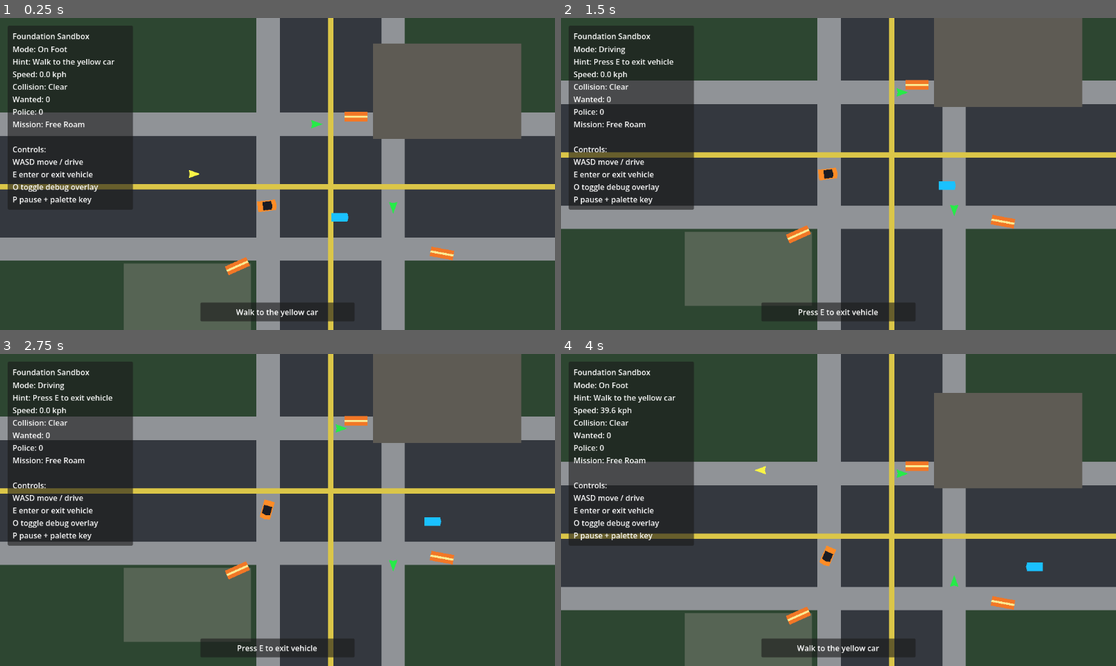
Above: before the commit, frames 1-4 (two rows, left to right).
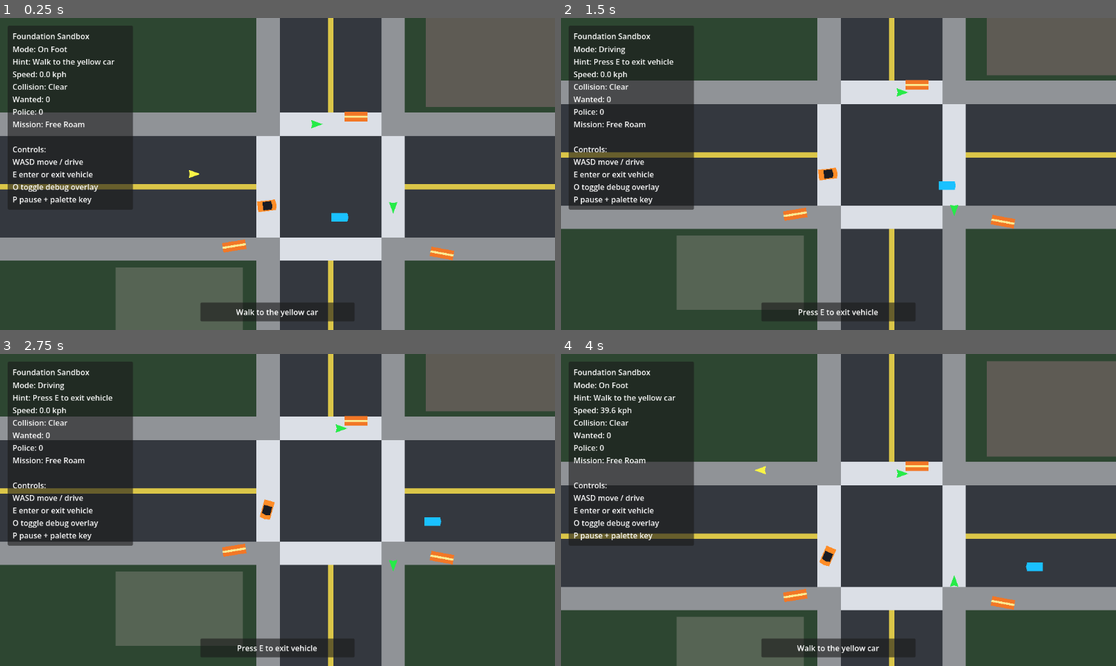
Above: after the commit, the same moments.

Repository: mjulstein/godot-gta
Game: Godot game, scene res://scenes/main/game.tscn
The game is run twice, just before and just after one commit, with the same random seed, the same clock (stepped at 60 frames per second) and the same inputs.
Inputs:
- Up to frame 1 (0.25 s): no input
- Up to frame 2 (1.5 s): hold D (move_right) 0.53-1.28 s; hold E (interact) 0.53-1.28 s; hold S (brake) from 1.28 s (still down); tap E (interact) at 1.35 s
- Up to frame 3 (2.75 s): tap E (interact) at 2 s; release S (brake) at 2.03 s; hold D (move_right) from 2.03 s (still down); hold E (interact) from 2.03 s (still down)
- Up to frame 4 (4 s): release D (move_right) at 2.78 s; release E (interact) at 2.78 s; hold W (accelerate) 2.78-3.53 s; tap E (interact) at 2.85 s; hold A (move_left) from 3.53 s (still down); hold E (interact) from 3.53 s (still down)

The runs differ from the first frame. In frame 1, 15% of the frame differs, in the area x 20-100%, y 0-100%; in frame 2, 13%; in frame 3, 13%; in frame 4, 15%, in the area x 20-100%, y 2-100%.

Commit message:
Refine district scene structure

Diff:
--- a/scenes/world/district_slice.tscn
+++ b/scenes/world/district_slice.tscn
@@ -6,13 +6,10 @@
 [ext_resource type="PackedScene" path="res://scenes/vehicles/civilian/traffic_vehicle.tscn" id="4"]
 
 [sub_resource type="RectangleShape2D" id="1"]
-size = Vector2(280, 180)
+size = Vector2(248, 156)
 
 [sub_resource type="RectangleShape2D" id="2"]
-size = Vector2(900, 32)
-
-[sub_resource type="RectangleShape2D" id="3"]
-size = Vector2(32, 900)
+size = Vector2(216, 124)
 
 [node name="District" type="Node2D"]
 
@@ -20,122 +17,156 @@
 polygon = PackedVector2Array(-640, -360, 640, -360, 640, 360, -640, 360)
 color = Color(0.180392, 0.27451, 0.196078, 1)
 
-[node name="RoadHorizontal" type="Polygon2D" parent="."]
-polygon = PackedVector2Array(-640, -96, 640, -96, 640, 96, -640, 96)
+[node name="RoadWest" type="Polygon2D" parent="Ground"]
+polygon = PackedVector2Array(-640, -96, -96, -96, -96, 96, -640, 96)
 color = Color(0.203922, 0.223529, 0.25098, 1)
 
-[node name="RoadVertical" type="Polygon2D" parent="."]
-polygon = PackedVector2Array(-96, -360, 96, -360, 96, 360, -96, 360)
+[node name="CenterStripe" type="Polygon2D" parent="Ground/RoadWest"]
+polygon = PackedVector2Array(-640, -5, -96, -5, -96, 5, -640, 5)
+color = Color(0.858824, 0.780392, 0.282353, 1)
+
+[node name="CrosswalkEast" type="Polygon2D" parent="Ground/RoadWest"]
+polygon = PackedVector2Array(-140, -96, -96, -96, -96, 96, -140, 96)
+color = Color(0.862745, 0.87451, 0.901961, 1)
+
+[node name="RoadEast" type="Polygon2D" parent="Ground"]
+polygon = PackedVector2Array(96, -96, 640, -96, 640, 96, 96, 96)
 color = Color(0.203922, 0.223529, 0.25098, 1)
 
-[node name="SidewalkNorth" type="Polygon2D" parent="."]
-polygon = PackedVector2Array(-640, -140, 640, -140, 640, -96, -640, -96)
+[node name="CenterStripe" type="Polygon2D" parent="Ground/RoadEast"]
+polygon = PackedVector2Array(96, -5, 640, -5, 640, 5, 96, 5)
+color = Color(0.858824, 0.780392, 0.282353, 1)
+
+[node name="CrosswalkWest" type="Polygon2D" parent="Ground/RoadEast"]
+polygon = PackedVector2Array(96, -96, 140, -96, 140, 96, 96, 96)
+color = Color(0.862745, 0.87451, 0.901961, 1)
+
+[node name="RoadNorth" type="Polygon2D" parent="Ground"]
+polygon = PackedVector2Array(-96, -360, 96, -360, 96, -96, -96, -96)
+color = Color(0.203922, 0.223529, 0.25098, 1)
+
+[node name="CenterStripe" type="Polygon2D" parent="Ground/RoadNorth"]
+polygon = PackedVector2Array(-5, -360, 5, -360, 5, -96, -5, -96)
+color = Color(0.858824, 0.780392, 0.282353, 1)
+
+[node name="CrosswalkSouth" type="Polygon2D" parent="Ground/RoadNorth"]
+polygon = PackedVector2Array(-96, -140, 96, -140, 96, -96, -96, -96)
+color = Color(0.862745, 0.87451, 0.901961, 1)
+
+[node name="RoadSouth" type="Polygon2D" parent="Ground"]
+polygon = PackedVector2Array(-96, 96, 96, 96, 96, 360, -96, 360)
+color = Color(0.203922, 0.223529, 0.25098, 1)
+
+[node name="CenterStripe" type="Polygon2D" parent="Ground/RoadSouth"]
+polygon = PackedVector2Array(-5, 96, 5, 96, 5, 360, -5, 360)
+color = Color(0.858824, 0.780392, 0.282353, 1)
+
+[node name="CrosswalkNorth" type="Polygon2D" parent="Ground/RoadSouth"]
+polygon = PackedVector2Array(-96, 96, 96, 96, 96, 140, -96, 140)
+color = Color(0.862745, 0.87451, 0.901961, 1)
+
+[node name="RoadIntersection" type="Polygon2D" parent="Ground"]
+polygon = PackedVector2Array(-96, -96, 96, -96, 96, 96, -96, 96)
+color = Color(0.203922, 0.223529, 0.25098, 1)
+
+[node name="SidewalkNorthWest" type="Polygon2D" parent="Ground"]
+polygon = PackedVector2Array(-640, -140, -96, -140, -96, -96, -640, -96)
 color = Color(0.564706, 0.576471, 0.592157, 1)
 
-[node name="SidewalkSouth" type="Polygon2D" parent="."]
-polygon = PackedVector2Array(-640, 96, 640, 96, 640, 140, -640, 140)
+[node name="SidewalkNorthEast" type="Polygon2D" parent="Ground"]
+polygon = PackedVector2Array(96, -140, 640, -140, 640, -96, 96, -96)
 color = Color(0.564706, 0.576471, 0.592157, 1)
 
-[node name="SidewalkWest" type="Polygon2D" parent="."]
-polygon = PackedVector2Array(-140, -360, -96, -360, -96, 360, -140, 360)
+[node name="SidewalkSouthWest" type="Polygon2D" parent="Ground"]
+polygon = PackedVector2Array(-640, 96, -96, 96, -96, 140, -640, 140)
 color = Color(0.564706, 0.576471, 0.592157, 1)
 
-[node name="SidewalkEast" type="Polygon2D" parent="."]
-polygon = PackedVector2Array(96, -360, 140, -360, 140, 360, 96, 360)
+[node name="SidewalkSouthEast" type="Polygon2D" parent="Ground"]
+polygon = PackedVector2Array(96, 96, 640, 96, 640, 140, 96, 140)
 color = Color(0.564706, 0.576471, 0.592157, 1)
 
-[node name="CenterStripeA" type="Polygon2D" parent="."]
-polygon = PackedVector2Array(-640, -5, 640, -5, 640, 5, -640, 5)
-color = Color(0.858824, 0.780392, 0.282353, 1)
+[node name="SidewalkWestNorth" type="Polygon2D" parent="Ground"]
+polygon = PackedVector2Array(-140, -360, -96, -360, -96, -96, -140, -96)
+color = Color(0.564706, 0.576471, 0.592157, 1)
 
-[node name="CenterStripeB" type="Polygon2D" parent="."]
-polygon = PackedVector2Array(-5, -360, 5, -360, 5, 360, -5, 360)
-color = Color(0.858824, 0.780392, 0.282353, 1)
+[node name="SidewalkWestSouth" type="Polygon2D" parent="Ground"]
+polygon = PackedVector2Array(-140, 96, -96, 96, -96, 360, -140, 360)
+color = Color(0.564706, 0.576471, 0.592157, 1)
 
-[node name="BuildingVisual" type="Polygon2D" parent="."]
-position = Vector2(220, -180)
+[node name="SidewalkEastNorth" type="Polygon2D" parent="Ground"]
+polygon = PackedVector2Array(96, -360, 140, -360, 140, -96, 96, -96)
+color = Color(0.564706, 0.576471, 0.592157, 1)
+
+[node name="SidewalkEastSouth" type="Polygon2D" parent="Ground"]
+polygon = PackedVector2Array(96, 96, 140, 96, 140, 360, 96, 360)
+color = Color(0.564706, 0.576471, 0.592157, 1)
+
+[node name="Buildings" type="Node2D" parent="."]
+
+[node name="Building" type="StaticBody2D" parent="Buildings"]
+position = Vector2(320, -240)
+
+[node name="CollisionShape2D" type="CollisionShape2D" parent="Buildings/Building"]
+shape = SubResource("1")
+
+[node name="BuildingVisual" type="Polygon2D" parent="Buildings/Building"]
 polygon = PackedVector2Array(-140, -90, 140, -90, 140, 90, -140, 90)
 color = Color(0.372549, 0.356863, 0.333333, 1)
 
-[node name="BuildingVisualWest" type="Polygon2D" parent="."]
-position = Vector2(-270, 215)
+[node name="BuildingWest" type="StaticBody2D" parent="Buildings"]
+position = Vector2(-286, 222)
+
+[node name="CollisionShape2D" type="CollisionShape2D" parent="Buildings/BuildingWest"]
+shape = SubResource("2")
+
+[node name="BuildingVisualWest" type="Polygon2D" parent="Buildings/BuildingWest"]
 polygon = PackedVector2Array(-120, -70, 120, -70, 120, 70, -120, 70)
 color = Color(0.337255, 0.392157, 0.333333, 1)
 
-[node name="Building" type="StaticBody2D" parent="."]
-position = Vector2(220, -180)
+[node name="Spawns" type="Node2D" parent="."]
 
-[node name="CollisionShape2D" type="CollisionShape2D" parent="Building"]
-shape = SubResource("1")
-
-[node name="BuildingWest" type="StaticBody2D" parent="."]
-position = Vector2(-270, 215)
-
-[node name="CollisionShape2D" type="CollisionShape2D" parent="BuildingWest"]
-shape = SubResource("1")
-
-[node name="TopWall" type="StaticBody2D" parent="."]
-position = Vector2(0, -344)
-
-[node name="CollisionShape2D" type="CollisionShape2D" parent="TopWall"]
-shape = SubResource("2")
-
-[node name="BottomWall" type="StaticBody2D" parent="."]
-position = Vector2(0, 344)
-
-[node name="CollisionShape2D" type="CollisionShape2D" parent="BottomWall"]
-shape = SubResource("2")
-
-[node name="LeftWall" type="StaticBody2D" parent="."]
-position = Vector2(-624, 0)
-
-[node name="CollisionShape2D" type="CollisionShape2D" parent="LeftWall"]
-shape = SubResource("3")
-
-[node name="RightWall" type="StaticBody2D" parent="."]
-position = Vector2(624, 0)
-
-[node name="CollisionShape2D" type="CollisionShape2D" parent="RightWall"]
-shape = SubResource("3")
-
-[node name="PlayerSpawn" parent="." instance=ExtResource("1")]
+[node name="PlayerSpawn" parent="Spawns" instance=ExtResource("1")]
 position = Vector2(-260, -24)
 marker_kind = "player_spawn"
 
-[node name="VehicleSpawn" parent="." instance=ExtResource("1")]
+[node name="VehicleSpawn" parent="Spawns" instance=ExtResource("1")]
 position = Vector2(-120, 36)
 marker_kind = "vehicle_spawn"
 
-[node name="BarrierNorth" parent="." instance=ExtResource("2")]
+[node name="PoliceSpawnNorth" parent="Spawns" instance=ExtResource("1")]
+position = Vector2(0, -248)
+marker_kind = "police_spawn"
+
+[node name="PoliceSpawnSouth" parent="Spawns" instance=ExtResource("1")]
+position = Vector2(0, 248)
+marker_kind = "police_spawn"
+
+[node name="Props" type="Node2D" parent="."]
+
+[node name="BarrierNorth" parent="Props" instance=ExtResource("2")]
 position = Vector2(48, -132)
 
-[node name="BarrierSouth" parent="." instance=ExtResource("2")]
+[node name="BarrierSouth" parent="Props" instance=ExtResource("2")]
 position = Vector2(210, 126)
 rotation = 0.18
 
-[node name="BarrierWest" parent="." instance=ExtResource("2")]
-position = Vector2(-176, 150)
-rotation = -0.42
+[node name="BarrierWest" parent="Props" instance=ExtResource("2")]
+position = Vector2(-182, 112)
+rotation = -0.16
 
-[node name="CivilianNorth" parent="." instance=ExtResource("3")]
+[node name="Ambient" type="Node2D" parent="."]
+
+[node name="CivilianNorth" parent="Ambient" instance=ExtResource("3")]
 position = Vector2(-42, -118)
 movement_axis = Vector2(1, 0)
 patrol_distance = 110.0
 
-[node name="CivilianEast" parent="." instance=ExtResource("3")]
+[node name="CivilianEast" parent="Ambient" instance=ExtResource("3")]
 position = Vector2(118, 24)
 movement_axis = Vector2(0, 1)
 patrol_distance = 120.0
 
-[node name="TrafficLoop" parent="." instance=ExtResource("4")]
+[node name="TrafficLoop" parent="Ambient" instance=ExtResource("4")]
 position = Vector2(0, 58)
 movement_axis = Vector2(1, 0)
 patrol_distance = 280.0
-
-[node name="PoliceSpawnNorth" parent="." instance=ExtResource("1")]
-position = Vector2(0, -248)
-marker_kind = "police_spawn"
-
-[node name="PoliceSpawnSouth" parent="." instance=ExtResource("1")]
-position = Vector2(0, 248)
-marker_kind = "police_spawn"
--- a/scripts/core/game_root.gd
+++ b/scripts/core/game_root.gd
@@ -14,8 +14,8 @@
 @onready var interaction_system: Node = $VehicleInteractionSystem
 
 func _ready() -> void:
-	player.global_position = district.get_node("PlayerSpawn").global_position
-	vehicle.global_position = district.get_node("VehicleSpawn").global_position
+	player.global_position = district.get_node("Spawns/PlayerSpawn").global_position
+	vehicle.global_position = district.get_node("Spawns/VehicleSpawn").global_position
 
 	interaction_system.configure(player, player.get_node("InteractionSensor"))
 	interaction_system.enter_requested.connect(_on_enter_requested)
--- a/scripts/systems/wanted_system.gd
+++ b/scripts/systems/wanted_system.gd
@@ -15,9 +15,7 @@
 	district = world_district
 	debug_state = state
 	spawn_markers.clear()
-	for child in district.get_children():
-		if child is Marker2D and child.has_method("get") and child.get("marker_kind") == "police_spawn":
-			spawn_markers.append(child)
+	_collect_police_spawn_markers(district)
 
 func handle_crime(event: Dictionary) -> void:
 	var value: int = event.get("wanted_value", 0)
@@ -87,3 +85,9 @@
 	for unit in get_tree().get_nodes_in_group("police_unit"):
 		if unit.can_despawn():
 			unit.queue_free()
+
+func _collect_police_spawn_markers(node: Node) -> void:
+	for child in node.get_children():
+		if child is Marker2D and child.has_method("get") and child.get("marker_kind") == "police_spawn":
+			spawn_markers.append(child)
+		_collect_police_spawn_markers(child)
